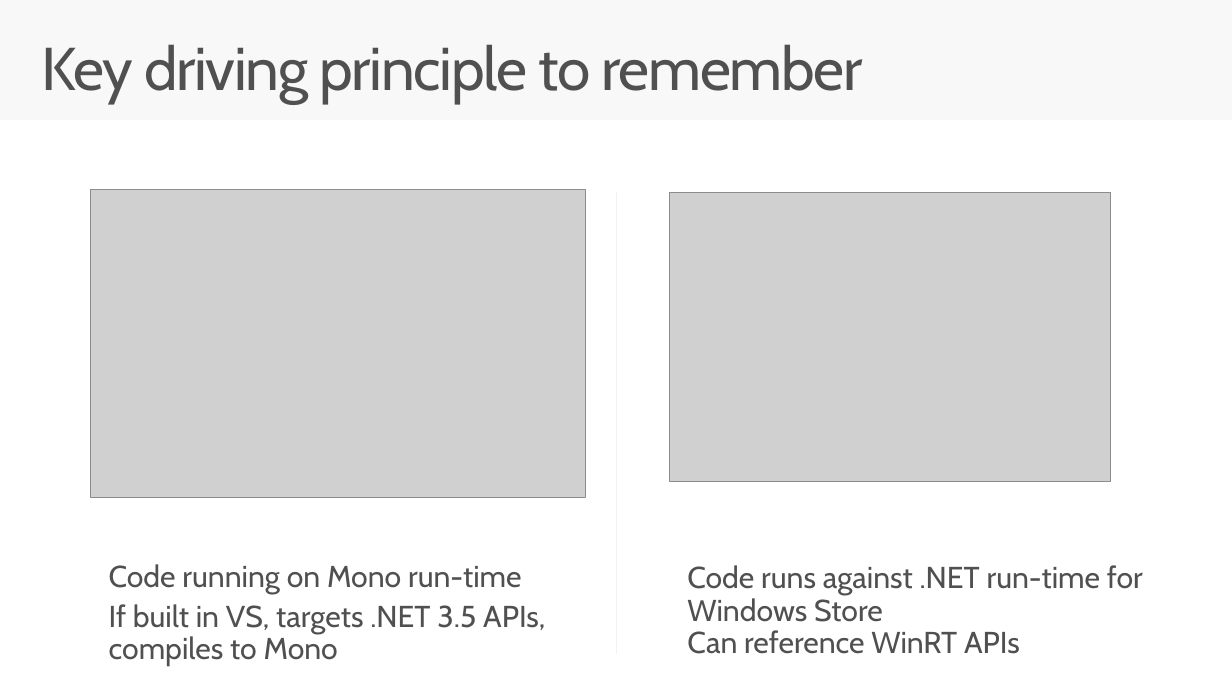
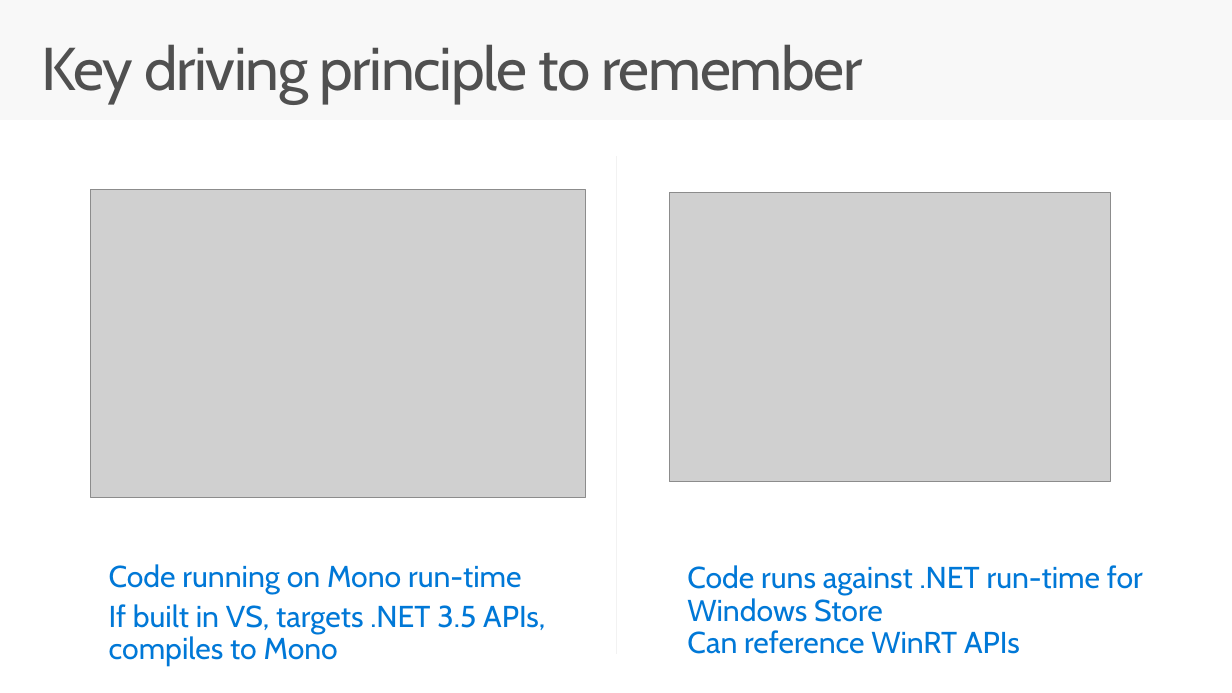
Before and after one commit to grazies/CodeLabs-GameDev-2-UnityWin10, a slide deck: slide 5 of UnityLightUp.pptx. Drawn at 1232x693 pixels with LibreOffice and Linux fonts; fonts in the diff are those of the drawing; grey boxes stand for pictures. Boxes give left, top, right and bottom in pixels: in the first picture for what was removed or moved away, otherwise in the second. Text is boxed around its words. In the diff, an @@ line names an element or a change of style, - is before the commit and + after.

```diff
--- a/UnityLightUp.pptx
+++ b/UnityLightUp.pptx
@@ text "Code running on Mono run-time" at box(109, 564, 545, 667): text colour #505050 to #0078D7 @@
@@ text "Code runs against .NET run-time ..." at box(687, 565, 1143, 654): text colour #505050 to #0078D7 @@
```
Also in this commit, not shown: 5 other slides changed, 2 slides added, 1 slide removed.
